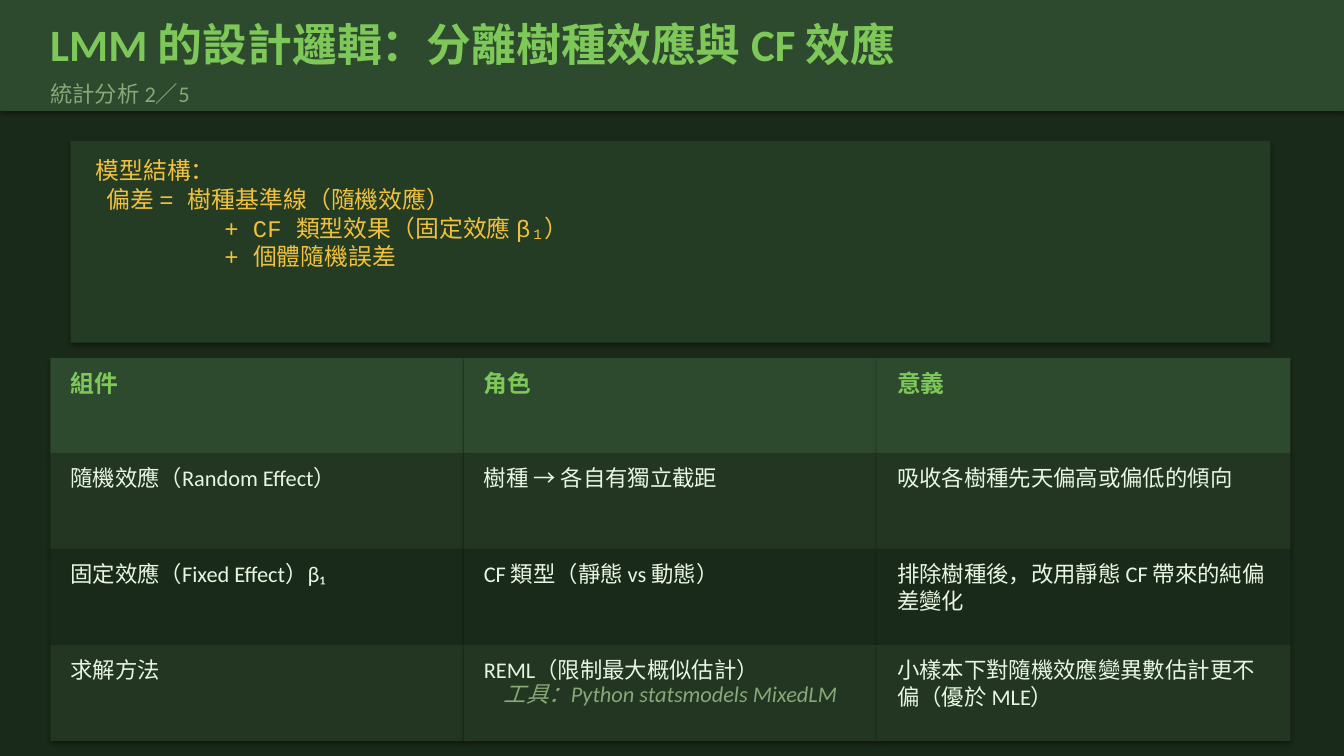
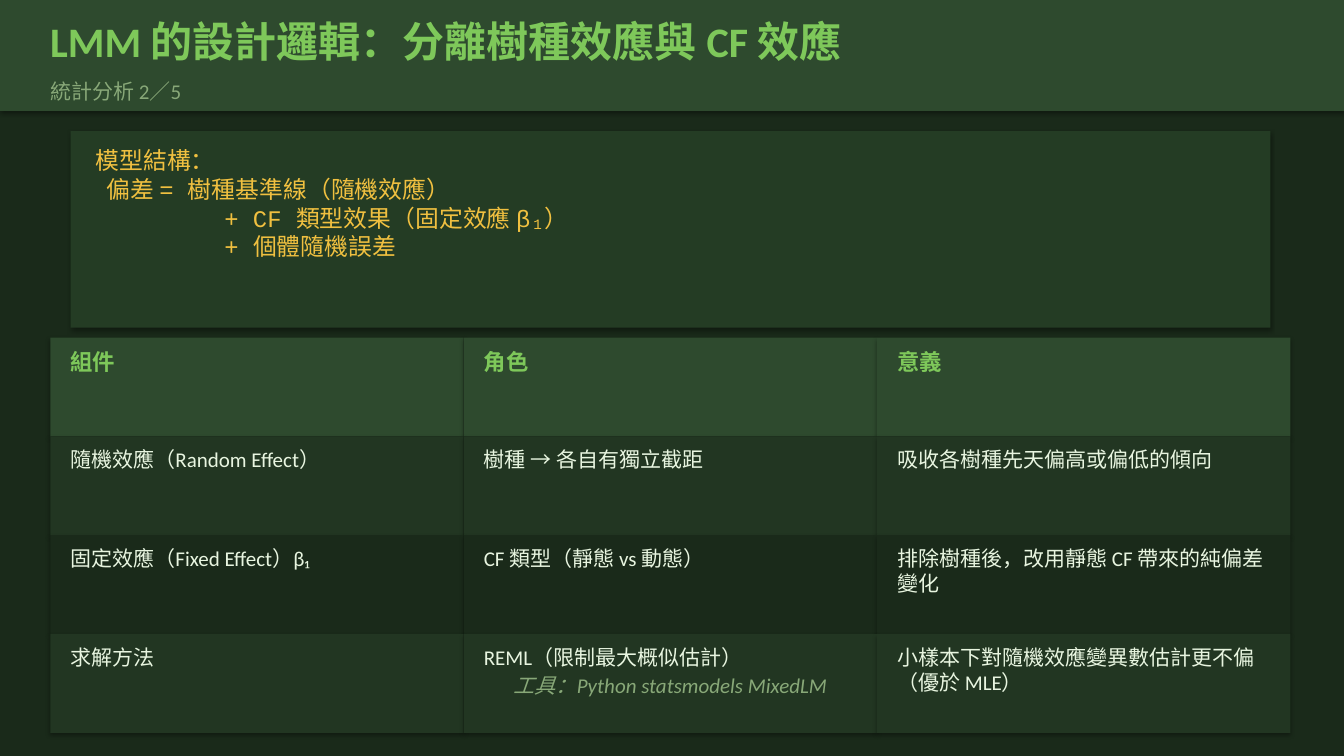
Before and after one commit to Yuchiaoniu/forest-carbon-measurement, a slide deck: slide 28 of public/thesis_defense.pptx (slide 20 before the commit). Drawn at 1344x756 pixels with LibreOffice and Linux fonts; fonts in the diff are those of the drawing. Boxes give left, top, right and bottom in pixels: in the first picture for what was removed or moved away, otherwise in the second. Text is boxed around its words. In the diff, an @@ line names an element or a change of style, - is before the commit and + after.

```diff
--- a/public/thesis_defense.pptx
+++ b/public/thesis_defense.pptx
@@ text "LMM 的設計邏輯：分離樹種效應與 CF 效應" at [50, 21, 842, 61]: size 32 to 30 pt @@
@@ rectangle: place and size @@
-rectangle at [71, 141, 1270, 343]
+rectangle at [71, 131, 1270, 328]
@@ text "模型結構：": place and size @@
-text "模型結構：" at [96, 159, 568, 267]
+text "模型結構：" at [96, 149, 568, 257]
@@ text "組件": place and size @@
-text "組件" at [70, 372, 118, 394]
+text "組件" at [70, 351, 115, 372]
@@ text "角色": place and size @@
-text "角色" at [484, 372, 532, 394]
+text "角色" at [484, 351, 529, 372]
@@ 3 rectangles: place and size @@
-3 rectangles at [50, 358, 1291, 454]
+3 rectangles at [50, 338, 1291, 437]
@@ size 17 to 16 pt in 3 elements at [70, 351, 115, 372], [484, 351, 529, 372], [897, 351, 942, 372] @@
@@ text "意義": place and size @@
-text "意義" at [897, 372, 945, 394]
+text "意義" at [897, 351, 942, 372]
@@ text "隨機效應（Random Effect）": place and size @@
-text "隨機效應（Random Effect）" at [70, 467, 336, 488]
+text "隨機效應（Random Effect）" at [70, 449, 320, 469]
@@ text "樹種 → 各自有獨立截距": place and size @@
-text "樹種 → 各自有獨立截距" at [484, 467, 717, 488]
+text "樹種 → 各自有獨立截距" at [484, 449, 703, 469]
@@ 6 rectangles: place and size @@
-6 rectangles at [50, 454, 1291, 645]
+6 rectangles at [50, 437, 1291, 634]
@@ size 16 to 15 pt in 11 elements at [514, 676, 827, 697], [50, 81, 181, 101], [70, 647, 154, 667], [484, 647, 742, 667], [897, 647, 1254, 692], [70, 548, 310, 570], [484, 548, 704, 568], [897, 548, 1264, 593], [70, 449, 320, 469], [484, 449, 703, 469], [897, 449, 1212, 469] @@
@@ text "吸收各樹種先天偏高或偏低的傾向": place and size @@
-text "吸收各樹種先天偏高或偏低的傾向" at [897, 467, 1232, 488]
+text "吸收各樹種先天偏高或偏低的傾向" at [897, 449, 1212, 469]
@@ text "固定效應（Fixed Effect）β₁": place and size @@
-text "固定效應（Fixed Effect）β₁" at [70, 563, 325, 586]
+text "固定效應（Fixed Effect）β₁" at [70, 548, 310, 570]
@@ text "CF 類型（靜態 vs 動態）": place and size @@
-text "CF 類型（靜態 vs 動態）" at [484, 563, 719, 584]
+text "CF 類型（靜態 vs 動態）" at [484, 548, 704, 568]
@@ text "排除樹種後，改用靜態 CF 帶來的純偏差變化": place and size @@
-text "排除樹種後，改用靜態 CF 帶來的純偏差變化" at [897, 563, 1265, 611]
+text "排除樹種後，改用靜態 CF 帶來的純偏差變化" at [897, 548, 1264, 593]
@@ text "求解方法": place and size @@
-text "求解方法" at [70, 659, 159, 680]
+text "求解方法" at [70, 647, 154, 667]
@@ text "REML（限制最大概似估計）": place and size @@
-text "REML（限制最大概似估計）" at [484, 659, 759, 680]
+text "REML（限制最大概似估計）" at [484, 647, 742, 667]
@@ 3 rectangles: place and size @@
-3 rectangles at [50, 645, 1291, 741]
+3 rectangles at [50, 634, 1291, 733]
@@ text "小樣本下對隨機效應變異數估計更不偏（優於 MLE）": place and size @@
-text "小樣本下對隨機效應變異數估計更不偏（優於 MLE）" at [897, 659, 1255, 707]
+text "小樣本下對隨機效應變異數估計更不偏（優於 MLE）" at [897, 647, 1254, 692]
@@ text "工具：Python statsmodels MixedLM": place and size @@
-text "工具：Python statsmodels MixedLM" at [504, 678, 837, 706]
+text "工具：Python statsmodels MixedLM" at [514, 676, 827, 697]
```
Also in this commit, not shown: 27 other slides changed, 12 slides added, 1 slide removed, 2 other files.
